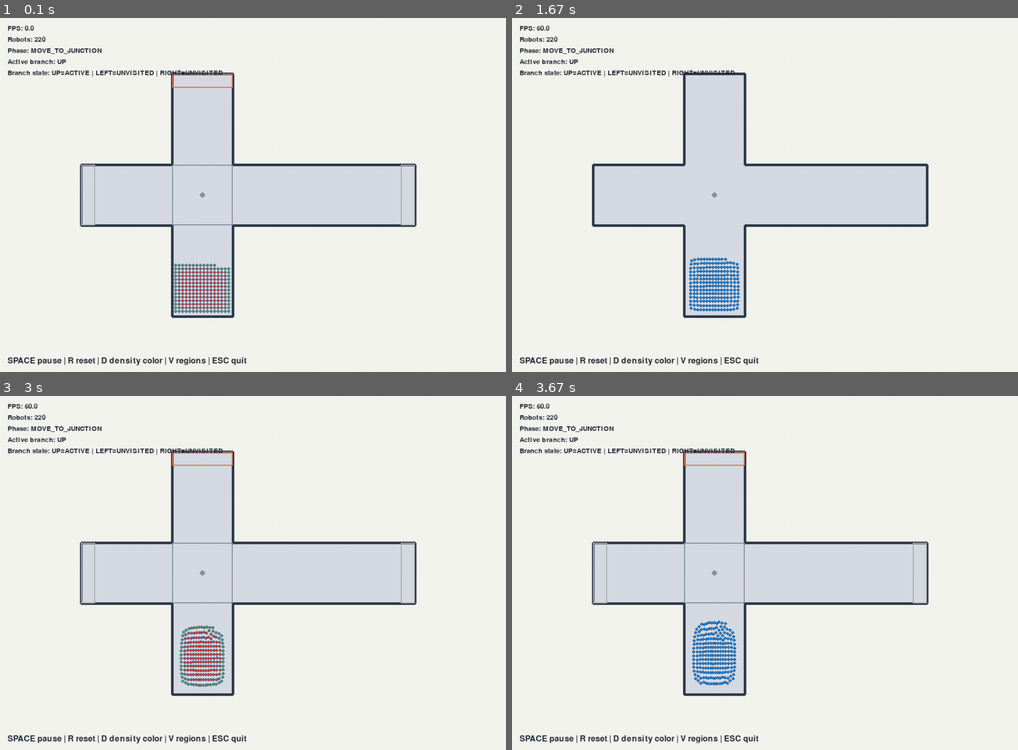
Above: before the commit, frames 1-4 (two rows, left to right).
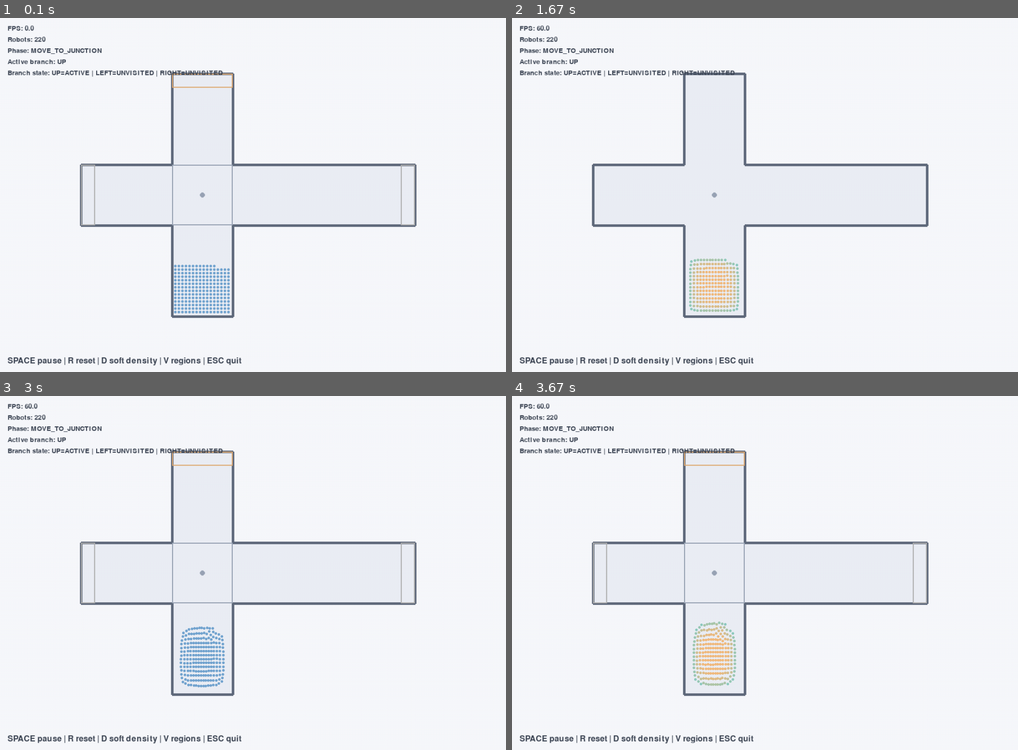
Above: after the commit, the same moments.

Repository: gaheebella/PDFS-Multi-Robot
Game: pygame game, started from pygame_simulator/main.py
Two runs of this game, one before a commit and one after it. Both use one fixed random seed, a clock stepped at 60 frames per second and the inputs below.
Inputs:
- Up to frame 1 (0.1 s): no input
- Up to frame 2 (1.67 s): tap Space at 0.33, 1.07, 1.37, 1.57 s; tap D at 0.67 s; tap V at 1.15 s
- Up to frame 3 (3 s): tap Space at 1.9, 2.2, 2.4, 2.7, 2.97 s; tap D at 1.98 s; tap V at 2.48 s
- Up to frame 4 (3.67 s): tap Space at 3.3, 3.6 s; tap D at 3.38 s

The runs differ from the first frame. In frame 1, 3.6% of the frame differs, in the area x 1-83%, y 2-99%; in frame 2, 3.6%; in frame 3, 3.5%; in frame 4, 3.5%.

Commit message:
Changing colors

Diff:
--- a/pygame_simulator/main.py
+++ b/pygame_simulator/main.py
@@ -18,19 +18,19 @@
 SUBSTEPS = 2
 
 screen = pygame.display.set_mode((SCREEN_WIDTH, SCREEN_HEIGHT))
-pygame.display.set_caption("SPH + DFS Cross-Corridor Simulation")
+pygame.display.set_caption("SPH + DFS Soft Particle Simulation")
 clock = pygame.time.Clock()
 font = pygame.font.SysFont(None, 24)
 small_font = pygame.font.SysFont(None, 20)
 
 # 색상
-BACKGROUND_COLOR = (245, 245, 240)
-FLOOR_COLOR = (215, 220, 228)
-WALL_COLOR = (44, 55, 72)
-TEXT_COLOR = (35, 42, 54)
-ROBOT_OUTLINE_COLOR = (15, 70, 120)
-JUNCTION_COLOR = (135, 145, 160)
-END_REGION_COLOR = (215, 120, 80)
+BACKGROUND_COLOR = (248, 249, 252)
+FLOOR_COLOR = (235, 239, 246)
+WALL_COLOR = (96, 106, 124)
+TEXT_COLOR = (58, 67, 82)
+ROBOT_BASE_COLOR = (115, 165, 208)
+JUNCTION_COLOR = (153, 164, 181)
+END_REGION_COLOR = (224, 171, 115)
 
 # =========================================================
 # 2. 십자가 맵
@@ -153,7 +153,7 @@
 
 ROBOT_COUNT = 220
 SPAWN_MODE = "grid"  # "grid" 또는 "random"
-ROBOT_RADIUS = 3
+ROBOT_RADIUS = 2
 GRID_SPACING = 7
 
 SMOOTHING_LENGTH = 28.0
@@ -301,21 +301,25 @@
 
 
 def density_to_color(density, color_reference_density):
-    """초기에도 고밀도가 눈에 잘 보이도록 시각화 기준을 낮게 둡니다."""
+    """부드러운 파스텔 색으로 밀도를 표시합니다.
+
+    낮은 밀도: 연한 하늘색
+    기준 밀도: 민트색
+    높은 밀도: 살구색
+    """
     ratio = density / max(color_reference_density, EPSILON)
 
     if ratio <= 1.0:
         return interpolate_color(
-            (35, 120, 230),
-            (55, 195, 120),
+            (151, 190, 226),
+            (142, 204, 190),
             ratio,
         )
 
-    # ratio=1.0부터 1.6 사이를 빠르게 초록→빨강으로 변환
-    high_ratio = min((ratio - 1.0) / 0.60, 1.0)
+    high_ratio = min((ratio - 1.0) / 0.75, 1.0)
     return interpolate_color(
-        (55, 195, 120),
-        (235, 65, 50),
+        (142, 204, 190),
+        (242, 187, 126),
         high_ratio,
     )
 
@@ -361,20 +365,29 @@
         self.acceleration.update(0.0, 0.0)
 
     def draw(self, surface, color_reference_density, show_density_color):
-        position = (round(self.position.x), round(self.position.y))
+        x = round(self.position.x)
+        y = round(self.position.y)
+
         color = (
             density_to_color(self.density, color_reference_density)
             if show_density_color
-            else (30, 136, 229)
-        )
-
-        pygame.draw.circle(surface, color, position, self.radius)
-        pygame.draw.circle(
+            else ROBOT_BASE_COLOR
+        )
+
+        # 눈처럼 보이는 테두리 원 대신 작은 둥근 사각형으로 표시
+        marker_size = self.radius * 2 + 1
+        marker_rect = pygame.Rect(
+            x - self.radius,
+            y - self.radius,
+            marker_size,
+            marker_size,
+        )
+
+        pygame.draw.rect(
             surface,
-            ROBOT_OUTLINE_COLOR,
-            position,
-            self.radius,
-            width=1,
+            color,
+            marker_rect,
+            border_radius=self.radius,
         )
 
 
@@ -811,7 +824,7 @@
 
 running = True
 paused = False
-show_density_color = True
+show_density_color = False
 show_regions = True
 
 while running:
@@ -911,7 +924,7 @@
         screen.blit(rendered, (15, 14 + index * 22))
 
     control_text = font.render(
-        "SPACE pause | R reset | D density color | V regions | ESC quit",
+        "SPACE pause | R reset | D soft density | V regions | ESC quit",
         True,
         TEXT_COLOR,
     )
